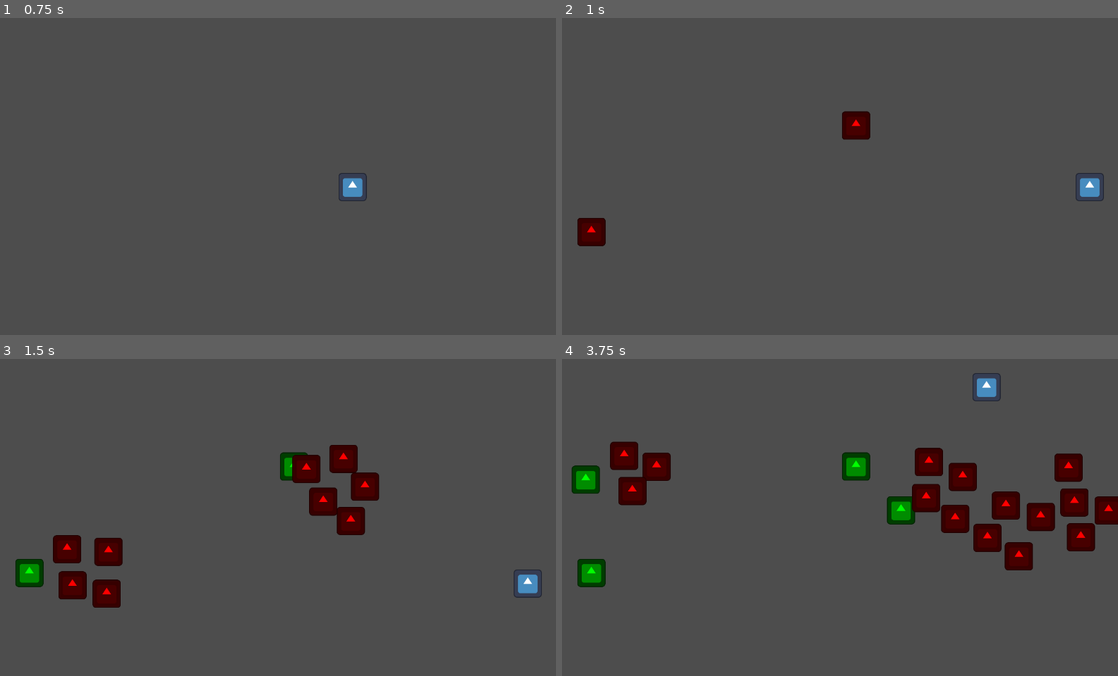
Above: before the commit, frames 1-4 (two rows, left to right).
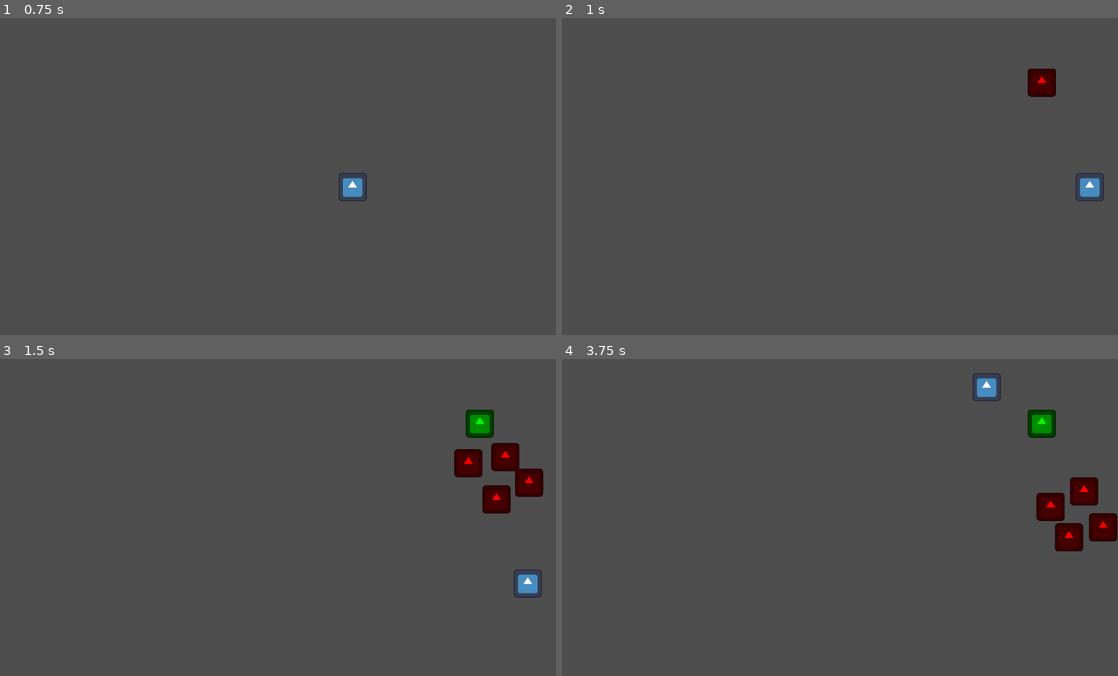
Above: after the commit, the same moments.

Repository: 0ctodice/GMTK-2026
Game: Godot game, scene res://Scene/world.tscn
Same seed, same stepped clock (60 frames per second), same inputs: the game is played once before the commit and once after it. The engine's default icon, where the game draws it, is replaced by a stand-in: a white triangle on a blue panel in a dark square.
Inputs:
- Up to frame 1 (0.75 s): tap Enter at 0.5 s; hold D (move_right) from 0.53 s (still down); tap Space (dash) at 0.6 s
- Up to frame 2 (1 s): keep holding D (move_right)
- Up to frame 3 (1.5 s): release D (move_right) at 1.28 s; hold S (move_down) from 1.28 s (still down); tap Space (dash) at 1.35 s
- Up to frame 4 (3.75 s): release S (move_down) at 2.03 s; hold D (move_right) 2.03-2.78 s; tap Space (dash) at 2.1, 2.85, 3.6 s; hold W (move_up) 2.78-3.53 s; hold A (move_left) from 3.53 s (still down)

Frame 1 is identical in both runs. In frame 2, 1.4% of the frame differs, in the area x 2-89%, y 16-72%; in frame 3, 6.9%; in frame 4, 9.0%, in the area x 1-100%, y 16-72%.

Commit message:
added a fixed random number of spawns per levels

Diff:
--- a/Script/game_manager.gd
+++ b/Script/game_manager.gd
@@ -6,16 +6,22 @@
 
 var rng: RandomNumberGenerator
 var screen_size: Vector2
+
+var max_spawners_number: int
+var total_spawners: int = 0
+
 # Called when the node enters the scene tree for the first time.
 func _ready():
 	rng = RandomNumberGenerator.new()
 	screen_size = get_viewport().get_visible_rect().size
 	spawn_timer.timeout.connect(_create_spawners)
+	max_spawners_number = rng.randi_range(5, 12)
 
 func _create_spawners():
-	var spawn_number: int = rng.randi_range(1, 3)
+	spawn_timer.stop()
+	var spawner_number: int = rng.randi_range(1, 3)
 
-	for i in range(spawn_number):
+	for i in range(spawner_number):
 		var rand_x = rng.randf_range(enemy_sprite_size.x, screen_size.x - enemy_sprite_size.x)
 		var rand_y = rng.randf_range(enemy_sprite_size.y, screen_size.y - enemy_sprite_size.y)
 
@@ -23,4 +29,6 @@
 		spawn_instance.global_position = Vector2(rand_x, rand_y)
 		add_child(spawn_instance)
 
-	spawn_timer.start(rng.randf_range(1, 5))
+	total_spawners += spawner_number
+	if total_spawners < max_spawners_number:
+		spawn_timer.start(rng.randf_range(1, 5))
Not shown, changed: todo.txt
